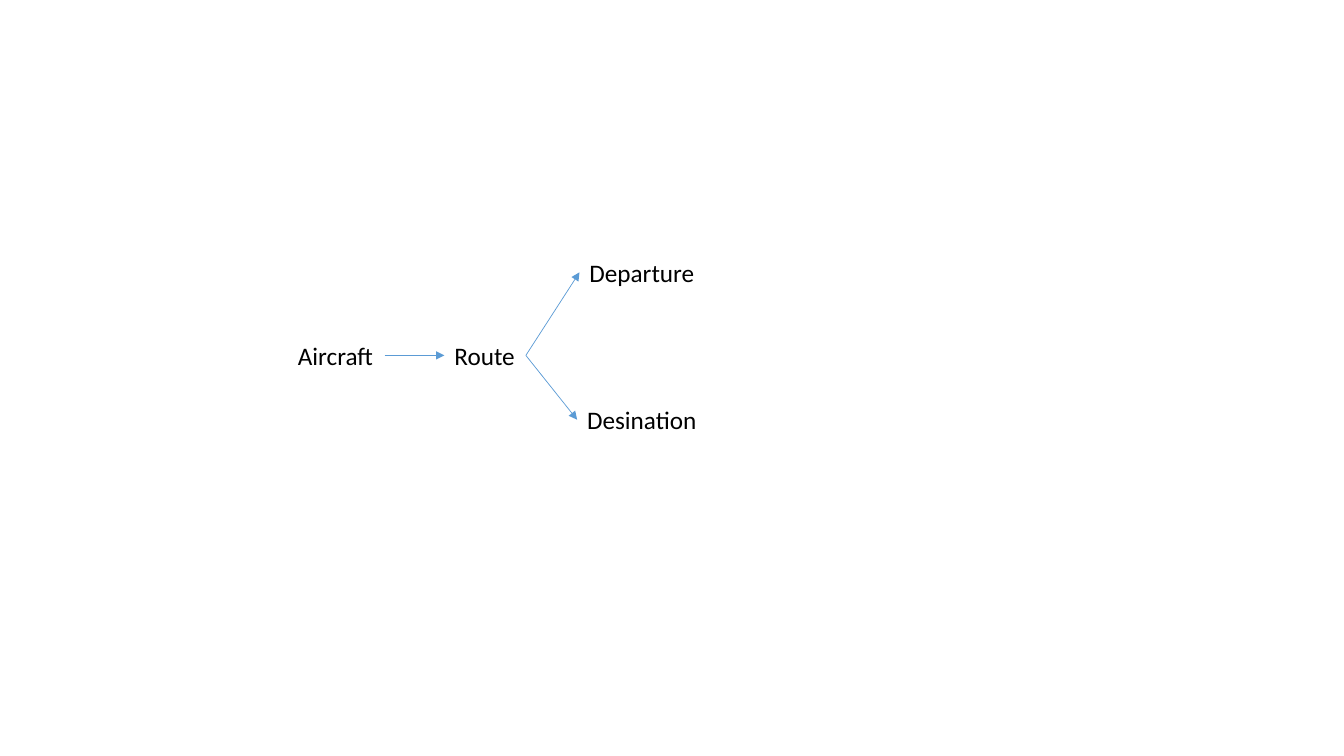
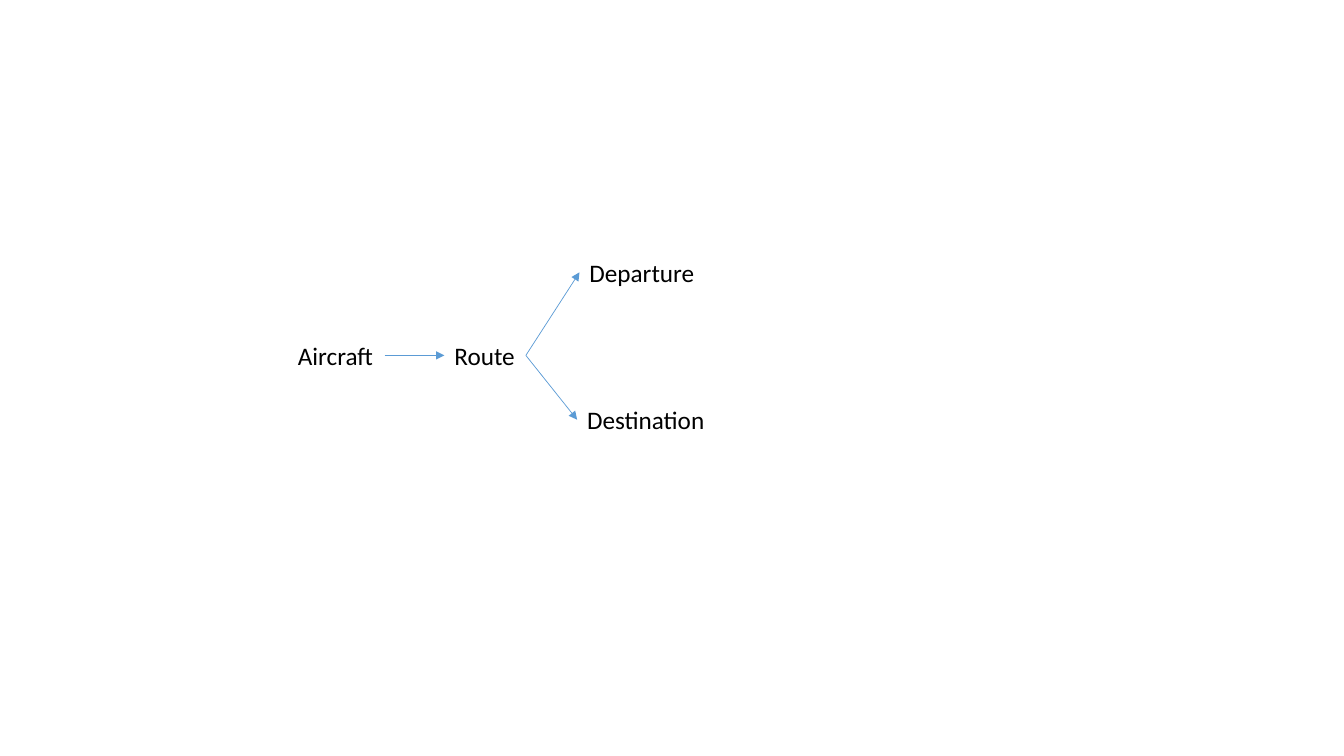
Before and after one commit to stevenschwenke/SoftwareEngineeringCourse, a slide deck: slide 1 of domaindrivendesign/domainDrivenDesign1.pptx. Drawn at 1344x756 pixels with LibreOffice and Linux fonts; fonts in the diff are those of the drawing. Boxes give left, top, right and bottom in pixels: in the first picture for what was removed or moved away, otherwise in the second. Text is boxed around its words. In the diff, an @@ line names an element or a change of style, - is before the commit and + after.

```diff
--- a/domaindrivendesign/domainDrivenDesign1.pptx
+++ b/domaindrivendesign/domainDrivenDesign1.pptx
@@ text at box(587, 411, 704, 430): text changed @@
-Desination
+Destination
```
Also in this commit, not shown: 10 other files.
